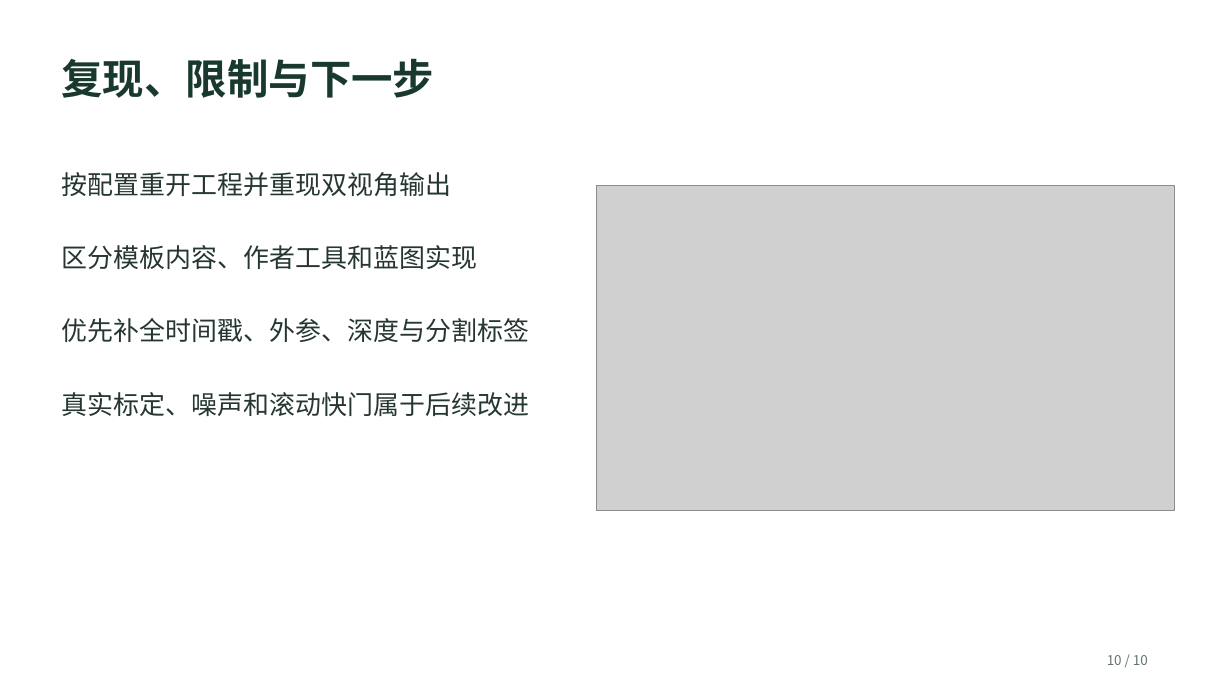
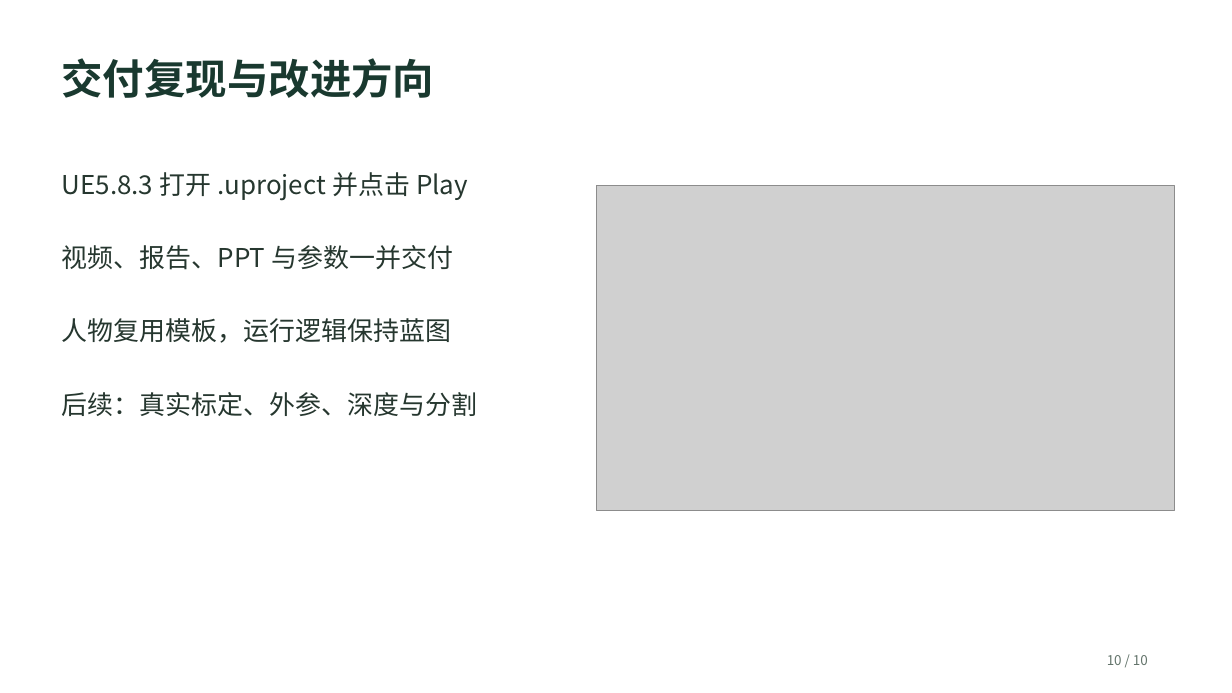
Before and after one commit to homepigge-zky/GolfHeadCam-UE5, a slide deck: slide 10 of Deliverables/演示讲解_10页.pptx. Drawn at 1232x693 pixels with LibreOffice and Linux fonts; fonts in the diff are those of the drawing; grey boxes stand for pictures. Boxes give left, top, right and bottom in pixels: in the first picture for what was removed or moved away, otherwise in the second. Text is boxed around its words. In the diff, an @@ line names an element or a change of style, - is before the commit and + after.

```diff
--- a/Deliverables/演示讲解_10页.pptx
+++ b/Deliverables/演示讲解_10页.pptx
@@ text at (62,58,435,98): text changed @@
-复现、限制与下一步
+交付复现与改进方向
@@ text at (62,172,468,201): text changed @@
-按配置重开工程并重现双视角输出
+UE5.8.3 打开 .uproject 并点击 Play
@@ text at (62,245,453,270): text changed @@
-区分模板内容、作者工具和蓝图实现
+视频、报告、PPT 与参数一并交付
@@ text at (62,318,452,343): text changed @@
-优先补全时间戳、外参、深度与分割标签
+人物复用模板，运行逻辑保持蓝图
@@ text at (62,392,478,416): text changed @@
-真实标定、噪声和滚动快门属于后续改进
+后续：真实标定、外参、深度与分割
```
Also in this commit, not shown: 6 other slides changed, 48 other files.
